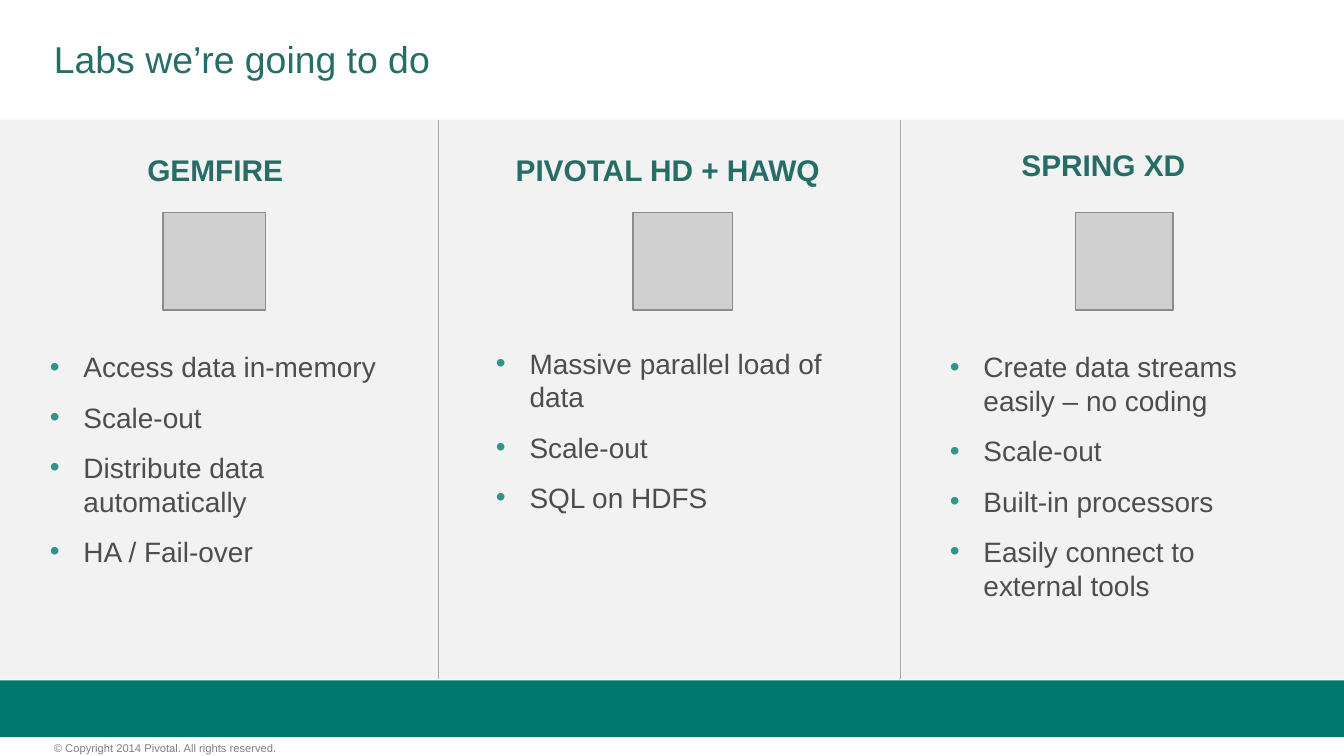
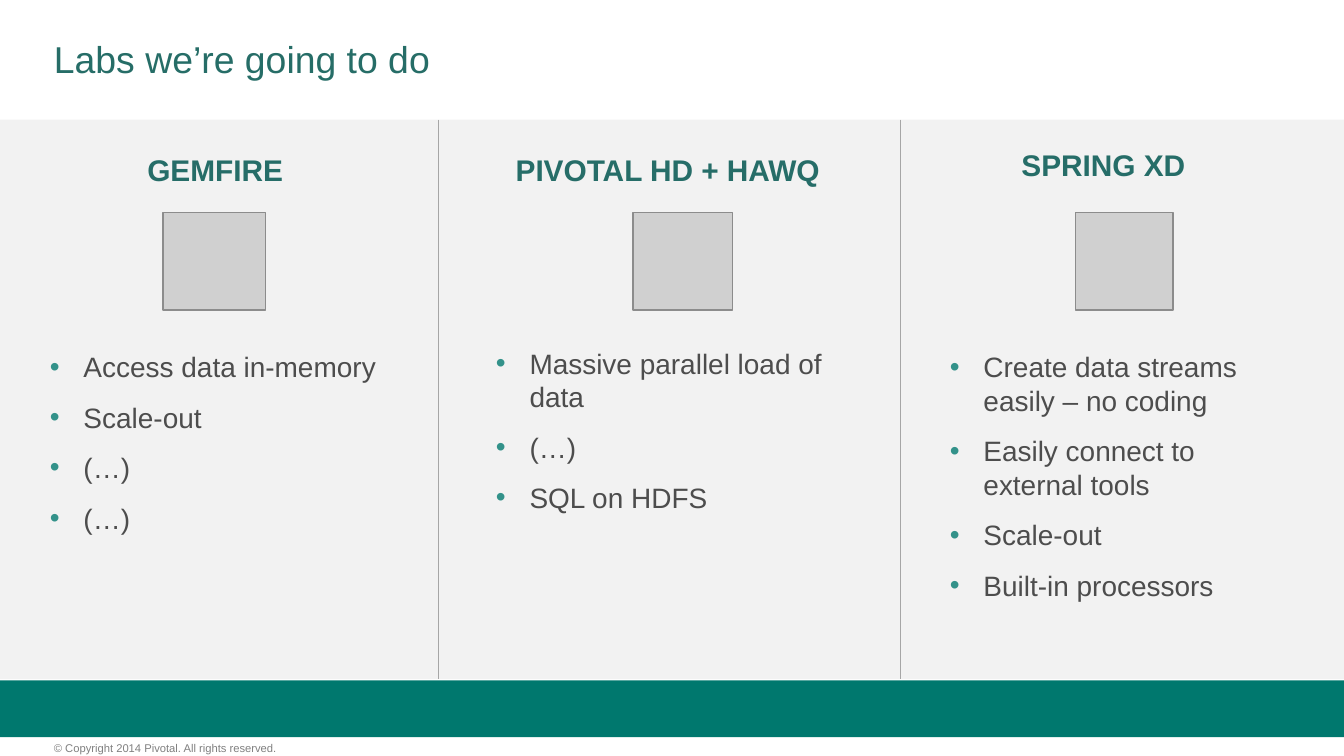
Before and after one commit to vmware-archive/BigDataRoadshow-labs, a slide deck: slide 3 of labs/preparing_labs.pptx. Drawn at 1344x756 pixels with LibreOffice and Linux fonts; fonts in the diff are those of the drawing; grey boxes stand for pictures; background and template pictures are left out. Boxes give left, top, right and bottom in pixels: in the first picture for what was removed or moved away, otherwise in the second. Text is boxed around its words. In the diff, an @@ line names an element or a change of style, - is before the commit and + after.

Commit message:
adding preparing labs ppt

```diff
--- a/labs/preparing_labs.pptx
+++ b/labs/preparing_labs.pptx
@@ text at (x1=530, y1=437, x2=648, y2=459): text changed @@
-• Scale-out
+• (…)
@@ text at (x1=983, y1=440, x2=1194, y2=496): paragraph added @@
+• Easily connect to external tools
@@ text at (x1=83, y1=457, x2=263, y2=563): text changed @@
-• Distribute data automatically
-• HA / Fail-over
+• (…)
+• (…)
@@ text at (x1=983, y1=541, x2=1194, y2=597): paragraph removed @@
-• Easily connect to external tools
```
Also in this commit, not shown: 1 other slide changed, 1 slide added.
